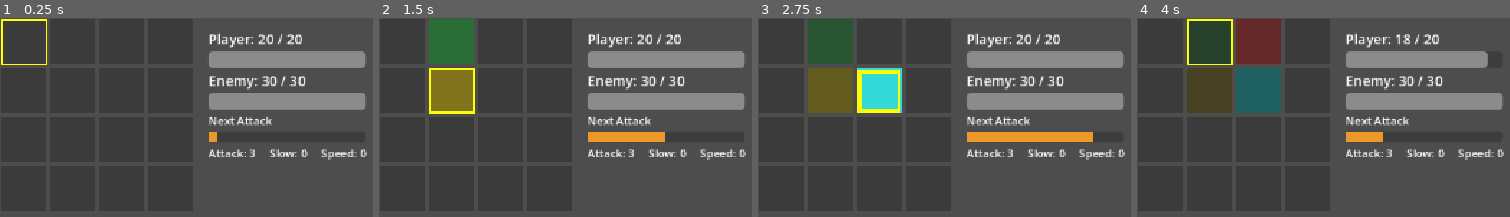
Above: before the commit, frames 1-4 (left to right).
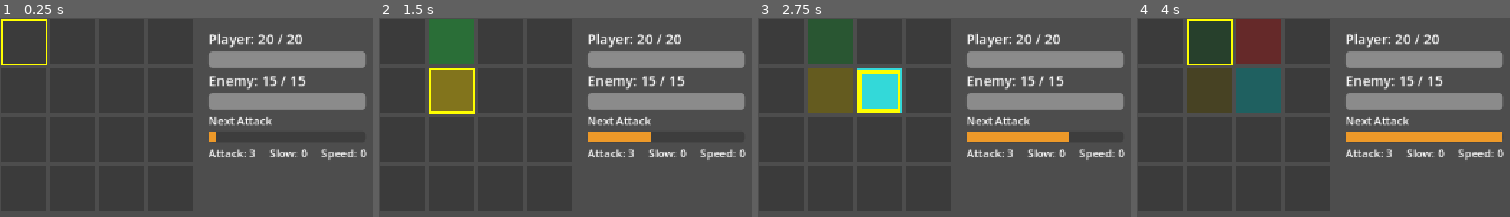
Above: after the commit, the same moments.

Repository: yaakovb/Memory-Game
Game: Godot game, scene res://scenes/main/main.tscn
The game is run twice, just before and just after one commit, with the same random seed, the same clock (stepped at 60 frames per second) and the same inputs.
Inputs:
- Up to frame 1 (0.25 s): no input
- Up to frame 2 (1.5 s): tap Enter at 0.5 s; hold D (move_right) 0.53-1.28 s; hold Space (reveal) 0.53-1.28 s; tap R (restart) at 1.25 s; hold S (move_down) from 1.28 s (still down); tap Space (reveal) at 1.35 s
- Up to frame 3 (2.75 s): tap R (restart) at 2 s; release S (move_down) at 2.03 s; hold D (move_right) from 2.03 s (still down); hold Space (reveal) from 2.03 s (still down)
- Up to frame 4 (4 s): tap R (restart) at 2.75, 3.5 s; release D (move_right) at 2.78 s; release Space (reveal) at 2.78 s; hold W (move_up) 2.78-3.53 s; tap Space (reveal) at 2.85 s; hold A (move_left) from 3.53 s (still down); hold Space (reveal) from 3.53 s (still down)

The runs differ from the first frame. In frame 1, 0.2% of the frame differs, in the area x 57-83%, y 29-63%; in frame 2, 0.4%; in frame 3, 0.5%; in frame 4, 2.3%, in the area x 65-98%, y 8-63%.

Commit message:
Extract HUD to HUD.tscn and hud.gd; complete Step 10.
Move in-fight UI and end overlay out of Main, delegate display from main.gd, and document the push-plus-process data flow in architecture docs.

Diff:
--- a/memory-game/scenes/main/main.tscn
+++ b/memory-game/scenes/main/main.tscn
@@ -5,9 +5,7 @@
 [ext_resource type="PackedScene" uid="uid://cmjxhpsg72elh" path="res://scenes/selector/selector.tscn" id="3_selector_scene"]
 [ext_resource type="Script" uid="uid://b5ld6c7qco4jn" path="res://scripts/combat/combat.gd" id="4_l3cfh"]
 [ext_resource type="Script" uid="uid://syx5r5oij4gp" path="res://scripts/effects/effect_resolver.gd" id="5_6q06x"]
-
-[sub_resource type="StyleBoxFlat" id="StyleBoxFlat_hujxm"]
-bg_color = Color(0.92941177, 0.6, 0.16078432, 1)
+[ext_resource type="PackedScene" uid="uid://bi7p1c75skwe2" path="res://scenes/ui/hud.tscn" id="5_ow5a4"]
 
 [node name="Main" type="Node2D" unique_id=1803542411]
 script = ExtResource("1_main_script")
@@ -19,105 +17,7 @@
 [node name="Combat" type="Node" parent="." unique_id=1683879358]
 script = ExtResource("4_l3cfh")
 
-[node name="HUD" type="CanvasLayer" parent="." unique_id=842769536]
-
-[node name="VBoxContainer" type="VBoxContainer" parent="HUD" unique_id=170322431]
-anchors_preset = -1
-offset_left = 300.0
-offset_top = 16.0
-offset_right = 520.0
-offset_bottom = 220.0
-
-[node name="PlayerHPLabel" type="Label" parent="HUD/VBoxContainer" unique_id=2026167608]
-layout_mode = 2
-theme_override_font_sizes/font_size = 20
-
-[node name="PlayerHPBar" type="ProgressBar" parent="HUD/VBoxContainer" unique_id=1192666583]
-custom_minimum_size = Vector2(200, 24)
-layout_mode = 2
-max_value = 20.0
-value = 20.0
-show_percentage = false
-
-[node name="EnemyHPLabel" type="Label" parent="HUD/VBoxContainer" unique_id=818310474]
-layout_mode = 2
-theme_override_font_sizes/font_size = 20
-
-[node name="EnemyHPBar" type="ProgressBar" parent="HUD/VBoxContainer" unique_id=1180370033]
-custom_minimum_size = Vector2(200, 24)
-layout_mode = 2
-max_value = 20.0
-value = 20.0
-show_percentage = false
-
-[node name="EnemyAttackLabel" type="Label" parent="HUD/VBoxContainer" unique_id=2139508779]
-layout_mode = 2
-text = "Next Attack"
-
-[node name="EnemyAttackBar" type="ProgressBar" parent="HUD/VBoxContainer" unique_id=780356544]
-custom_minimum_size = Vector2(200, 16)
-layout_mode = 2
-theme_override_styles/fill = SubResource("StyleBoxFlat_hujxm")
-show_percentage = false
-
-[node name="BuffRow" type="HBoxContainer" parent="HUD/VBoxContainer" unique_id=634847670]
-layout_mode = 2
-theme_override_constants/separation = 20
-
-[node name="AttackLabel" type="Label" parent="HUD/VBoxContainer/BuffRow" unique_id=338512620]
-layout_mode = 2
-
-[node name="SlowLabel" type="Label" parent="HUD/VBoxContainer/BuffRow" unique_id=483596525]
-layout_mode = 2
-
-[node name="SpeedLabel" type="Label" parent="HUD/VBoxContainer/BuffRow" unique_id=55600533]
-layout_mode = 2
-
-[node name="LastEffectLabel" type="Label" parent="HUD/VBoxContainer" unique_id=49879466]
-layout_mode = 2
-
-[node name="EndOverlay" type="Control" parent="HUD" unique_id=2086048374]
-visible = false
-layout_mode = 3
-anchors_preset = 15
-anchor_right = 1.0
-anchor_bottom = 1.0
-grow_horizontal = 2
-grow_vertical = 2
-
-[node name="Dim" type="ColorRect" parent="HUD/EndOverlay" unique_id=376486046]
-layout_mode = 1
-anchors_preset = 15
-anchor_right = 1.0
-anchor_bottom = 1.0
-grow_horizontal = 2
-grow_vertical = 2
-color = Color(0, 0, 0, 0.5568628)
-
-[node name="CenterContainer" type="CenterContainer" parent="HUD/EndOverlay" unique_id=64647254]
-layout_mode = 1
-anchors_preset = 15
-anchor_right = 1.0
-anchor_bottom = 1.0
-grow_horizontal = 2
-grow_vertical = 2
-
-[node name="VBoxContainer" type="VBoxContainer" parent="HUD/EndOverlay/CenterContainer"]
-layout_mode = 2
-theme_override_constants/separation = 16
-alignment = 1
-
-[node name="EndLabel" type="Label" parent="HUD/EndOverlay/CenterContainer/VBoxContainer" unique_id=1267826342]
-layout_mode = 2
-theme_override_font_sizes/font_size = 48
-text = "Game Finished"
-horizontal_alignment = 1
-
-[node name="RestartHint" type="Label" parent="HUD/EndOverlay/CenterContainer/VBoxContainer"]
-layout_mode = 2
-theme_override_font_sizes/font_size = 22
-text = "Press R to restart"
-horizontal_alignment = 1
+[node name="HUD" parent="." unique_id=34967848 instance=ExtResource("5_ow5a4")]
 
 [node name="EffectResolver" type="Node" parent="." unique_id=1481535586]
 script = ExtResource("5_6q06x")
--- /dev/null
+++ b/memory-game/scenes/ui/hud.tscn
@@ -0,0 +1,107 @@
+[gd_scene load_steps=3 format=3 uid="uid://bi7p1c75skwe2"]
+
+[ext_resource type="Script" path="res://scripts/ui/hud.gd" id="1_hud_script"]
+
+[sub_resource type="StyleBoxFlat" id="StyleBoxFlat_wh2we"]
+bg_color = Color(0.92941177, 0.6, 0.16078432, 1)
+
+[node name="HUD" type="CanvasLayer" unique_id=34967848]
+script = ExtResource("1_hud_script")
+
+[node name="VBoxContainer" type="VBoxContainer" parent="." unique_id=2116066842]
+anchors_preset = -1
+offset_left = 300.0
+offset_top = 16.0
+offset_right = 520.0
+offset_bottom = 220.0
+
+[node name="PlayerHPLabel" type="Label" parent="VBoxContainer" unique_id=1746371148]
+layout_mode = 2
+theme_override_font_sizes/font_size = 20
+
+[node name="PlayerHPBar" type="ProgressBar" parent="VBoxContainer" unique_id=1009565891]
+custom_minimum_size = Vector2(200, 24)
+layout_mode = 2
+max_value = 20.0
+value = 20.0
+show_percentage = false
+
+[node name="EnemyHPLabel" type="Label" parent="VBoxContainer" unique_id=889827793]
+layout_mode = 2
+theme_override_font_sizes/font_size = 20
+
+[node name="EnemyHPBar" type="ProgressBar" parent="VBoxContainer" unique_id=459952547]
+custom_minimum_size = Vector2(200, 24)
+layout_mode = 2
+max_value = 20.0
+value = 20.0
+show_percentage = false
+
+[node name="EnemyAttackLabel" type="Label" parent="VBoxContainer" unique_id=2050638652]
+layout_mode = 2
+text = "Next Attack"
+
+[node name="EnemyAttackBar" type="ProgressBar" parent="VBoxContainer" unique_id=618173194]
+custom_minimum_size = Vector2(200, 16)
+layout_mode = 2
+theme_override_styles/fill = SubResource("StyleBoxFlat_wh2we")
+show_percentage = false
+
+[node name="BuffRow" type="HBoxContainer" parent="VBoxContainer" unique_id=1776510806]
+layout_mode = 2
+theme_override_constants/separation = 20
+
+[node name="AttackLabel" type="Label" parent="VBoxContainer/BuffRow" unique_id=890159527]
+layout_mode = 2
+
+[node name="SlowLabel" type="Label" parent="VBoxContainer/BuffRow" unique_id=590693840]
+layout_mode = 2
+
+[node name="SpeedLabel" type="Label" parent="VBoxContainer/BuffRow" unique_id=1830277859]
+layout_mode = 2
+
+[node name="LastEffectLabel" type="Label" parent="VBoxContainer" unique_id=444849001]
+layout_mode = 2
+
+[node name="EndOverlay" type="Control" parent="." unique_id=501783637]
+visible = false
+layout_mode = 3
+anchors_preset = 15
+anchor_right = 1.0
+anchor_bottom = 1.0
+grow_horizontal = 2
+grow_vertical = 2
+
+[node name="Dim" type="ColorRect" parent="EndOverlay" unique_id=384519328]
+layout_mode = 1
+anchors_preset = 15
+anchor_right = 1.0
+anchor_bottom = 1.0
+grow_horizontal = 2
+grow_vertical = 2
+color = Color(0, 0, 0, 0.5568628)
+
+[node name="CenterContainer" type="CenterContainer" parent="EndOverlay" unique_id=1571393179]
+layout_mode = 1
+anchors_preset = 15
+anchor_right = 1.0
+anchor_bottom = 1.0
+grow_horizontal = 2
+grow_vertical = 2
+
+[node name="VBoxContainer" type="VBoxContainer" parent="EndOverlay/CenterContainer" unique_id=1125230338]
+layout_mode = 2
+theme_override_constants/separation = 16
+alignment = 1
+
+[node name="EndLabel" type="Label" parent="EndOverlay/CenterContainer/VBoxContainer" unique_id=572603096]
+layout_mode = 2
+theme_override_font_sizes/font_size = 48
+text = "Game Finished"
+horizontal_alignment = 1
+
+[node name="RestartHint" type="Label" parent="EndOverlay/CenterContainer/VBoxContainer" unique_id=3929301]
+layout_mode = 2
+theme_override_font_sizes/font_size = 22
+text = "Press R to restart"
+horizontal_alignment = 1
--- a/memory-game/scripts/combat/combat.gd
+++ b/memory-game/scripts/combat/combat.gd
@@ -6,9 +6,9 @@
 signal enemy_defeated
 
 @export var player_max_hp := 20
-@export var enemy_max_hp := 30
+@export var enemy_max_hp := 15
 @export var enemy_damage := 2
-@export var enemy_interval := 4.0
+@export var enemy_interval := 5.0
 
 const MAX_SLOW_STACKS := 3
 const SLOW_DURATION := 10.0
--- a/memory-game/scripts/main/main.gd
+++ b/memory-game/scripts/main/main.gd
@@ -1,5 +1,4 @@
 extends Node2D
-
 
 var _battle_ended := false
 
@@ -7,25 +6,13 @@
 @onready var _selector: Selector = $Selector
 @onready var _combat: Combat = $Combat
 @onready var _effect_resolver: EffectResolver = $EffectResolver
+@onready var _hud: HUD = $HUD
 
-@onready var _player_hp_label: Label = $HUD/VBoxContainer/PlayerHPLabel
-@onready var _enemy_hp_label: Label = $HUD/VBoxContainer/EnemyHPLabel
-@onready var _player_hp_bar: ProgressBar = $HUD/VBoxContainer/PlayerHPBar
-@onready var _enemy_hp_bar: ProgressBar = $HUD/VBoxContainer/EnemyHPBar
-@onready var _attack_progress: ProgressBar = $HUD/VBoxContainer/EnemyAttackBar
-
-@onready var _end_overlay: Control = $HUD/EndOverlay
-@onready var _end_label: Label = $HUD/EndOverlay/CenterContainer/VBoxContainer/EndLabel
-
-@onready var _slow_label: Label = $HUD/VBoxContainer/BuffRow/SlowLabel
-@onready var _speed_label: Label = $HUD/VBoxContainer/BuffRow/SpeedLabel
-@onready var _attack_label: Label = $HUD/VBoxContainer/BuffRow/AttackLabel
-
-@onready var _effects_label: Label = $HUD/VBoxContainer/LastEffectLabel
 
 func _ready() -> void:
 	_selector.setup(_board)
 	_board.setup(_selector)
+	_hud.setup(_combat, _selector)
 	_combat.hp_changed.connect(_on_hp_changed)
 	_effect_resolver.setup(_combat, _selector)
 	_effect_resolver.effect_applied.connect(_on_effect_applied)
@@ -33,23 +20,23 @@
 	_board.pair_mismatched.connect(_combat.hurry_next_attack)
 	_combat.player_defeated.connect(_on_player_defeated)
 	_combat.enemy_defeated.connect(_on_enemy_defeated)
-	_player_hp_bar.max_value = _combat.player_max_hp
-	_enemy_hp_bar.max_value = _combat.enemy_max_hp
-	_attack_progress.max_value = 100.0
 	_on_hp_changed(_combat.player_hp, _combat.enemy_hp)
-	_update_buff_row()
+
 
 func _on_hp_changed(player_hp: int, enemy_hp: int) -> void:
-	_player_hp_label.text = "Player: %d / %d" % [player_hp, _combat.player_max_hp]
-	_enemy_hp_label.text = "Enemy: %d / %d" % [enemy_hp, _combat.enemy_max_hp]
-	_player_hp_bar.value = player_hp
-	_enemy_hp_bar.value = enemy_hp
+	_hud.update_hp(
+		player_hp, _combat.player_max_hp,
+		enemy_hp, _combat.enemy_max_hp
+	)
+
 
 func _on_player_defeated() -> void:
 	handle_battle_ended("You Lose")
 
+
 func _on_enemy_defeated() -> void:
 	handle_battle_ended("You Win Hurray Hurray")
+
 
 func handle_battle_ended(message: String) -> void:
 	if _battle_ended:
@@ -58,9 +45,8 @@
 	_board.set_battle_ended(true)
 	_combat.set_battle_ended(true)
 	_battle_ended = true
+	_hud.show_battle_end(message)
 
-	_end_label.text = message
-	_end_overlay.visible = true
 
 func _input(event: InputEvent) -> void:
 	if not _battle_ended:
@@ -71,17 +57,5 @@
 		get_tree().reload_current_scene()
 
 
-func _process(delta: float) -> void:
-	if _battle_ended:
-		_attack_progress.value = 0.0;
-		return
-	_attack_progress.value = _combat.get_attack_progress() * 100.0
-	_update_buff_row()
-
-func _update_buff_row() -> void:
-	_slow_label.text = "Slow: %d" % _combat.get_slow_stacks()
-	_speed_label.text = "Speed: %d" % _selector.get_speed_stacks()
-	_attack_label.text = "Attack: %d" % _combat.get_player_attack_damage()
-
 func _on_effect_applied(description: String) -> void:
-	_effects_label.text = "Last: %s" % description
+	_hud.set_last_effect(description)
--- /dev/null
+++ b/memory-game/scripts/ui/hud.gd
@@ -0,0 +1,55 @@
+class_name HUD
+extends CanvasLayer
+
+@onready var _player_hp_label: Label = $VBoxContainer/PlayerHPLabel
+@onready var _enemy_hp_label: Label = $VBoxContainer/EnemyHPLabel
+@onready var _player_hp_bar: ProgressBar = $VBoxContainer/PlayerHPBar
+@onready var _enemy_hp_bar: ProgressBar = $VBoxContainer/EnemyHPBar
+@onready var _attack_progress: ProgressBar = $VBoxContainer/EnemyAttackBar
+
+@onready var _slow_label: Label = $VBoxContainer/BuffRow/SlowLabel
+@onready var _speed_label: Label = $VBoxContainer/BuffRow/SpeedLabel
+@onready var _attack_label: Label = $VBoxContainer/BuffRow/AttackLabel
+@onready var _effects_label: Label = $VBoxContainer/LastEffectLabel
+
+@onready var _end_overlay: Control = $EndOverlay
+@onready var _end_label: Label = $EndOverlay/CenterContainer/VBoxContainer/EndLabel
+
+var _combat: Combat
+var _selector: Selector
+var _battle_ended := false
+
+
+func setup(combat: Combat, selector: Selector) -> void:
+	_combat = combat
+	_selector = selector
+	_player_hp_bar.max_value = combat.player_max_hp
+	_enemy_hp_bar.max_value = combat.enemy_max_hp
+	_attack_progress.max_value = 100.0
+
+
+func update_hp(player_hp: int, player_max: int, enemy_hp: int, enemy_max: int) -> void:
+	_player_hp_label.text = "Player: %d / %d" % [player_hp, player_max]
+	_enemy_hp_label.text = "Enemy: %d / %d" % [enemy_hp, enemy_max]
+	_player_hp_bar.value = player_hp
+	_enemy_hp_bar.value = enemy_hp
+
+
+func set_last_effect(description: String) -> void:
+	_effects_label.text = "Last: %s" % description
+
+
+func show_battle_end(message: String) -> void:
+	_battle_ended = true
+	_end_label.text = message
+	_end_overlay.visible = true
+	_attack_progress.value = 0.0
+
+
+func _process(_delta: float) -> void:
+	if _battle_ended or _combat == null or _selector == null:
+		return
+	_attack_progress.value = _combat.get_attack_progress() * 100.0
+	_slow_label.text = "Slow: %d" % _combat.get_slow_stacks()
+	_speed_label.text = "Speed: %d" % _selector.get_speed_stacks()
+	_attack_label.text = "Attack: %d" % _combat.get_player_attack_damage()
Not shown, added: memory-game/scripts/ui/hud.gd.uid
Not shown, changed: ARCHITECTURE.md
Not shown, changed: WORK_PLAN.md
